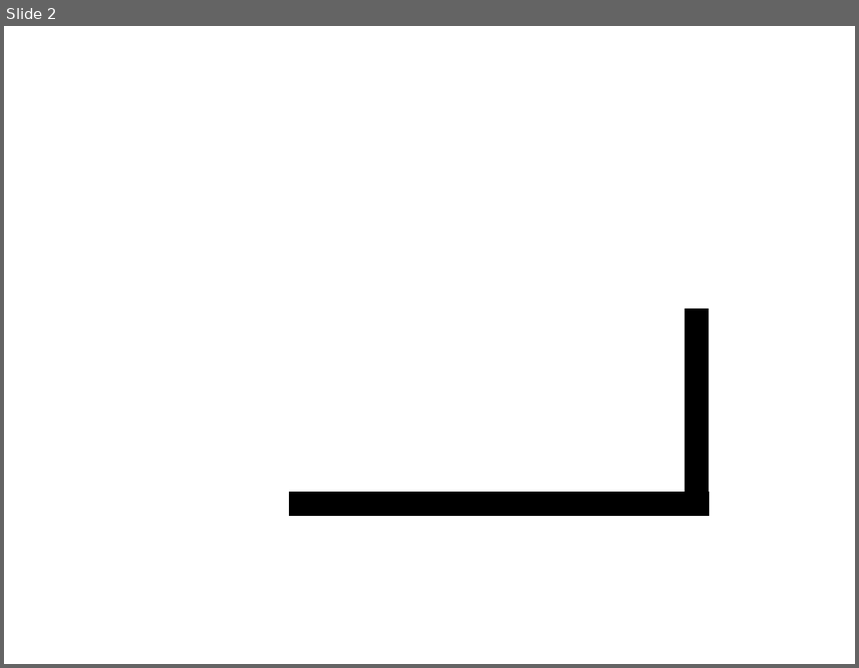
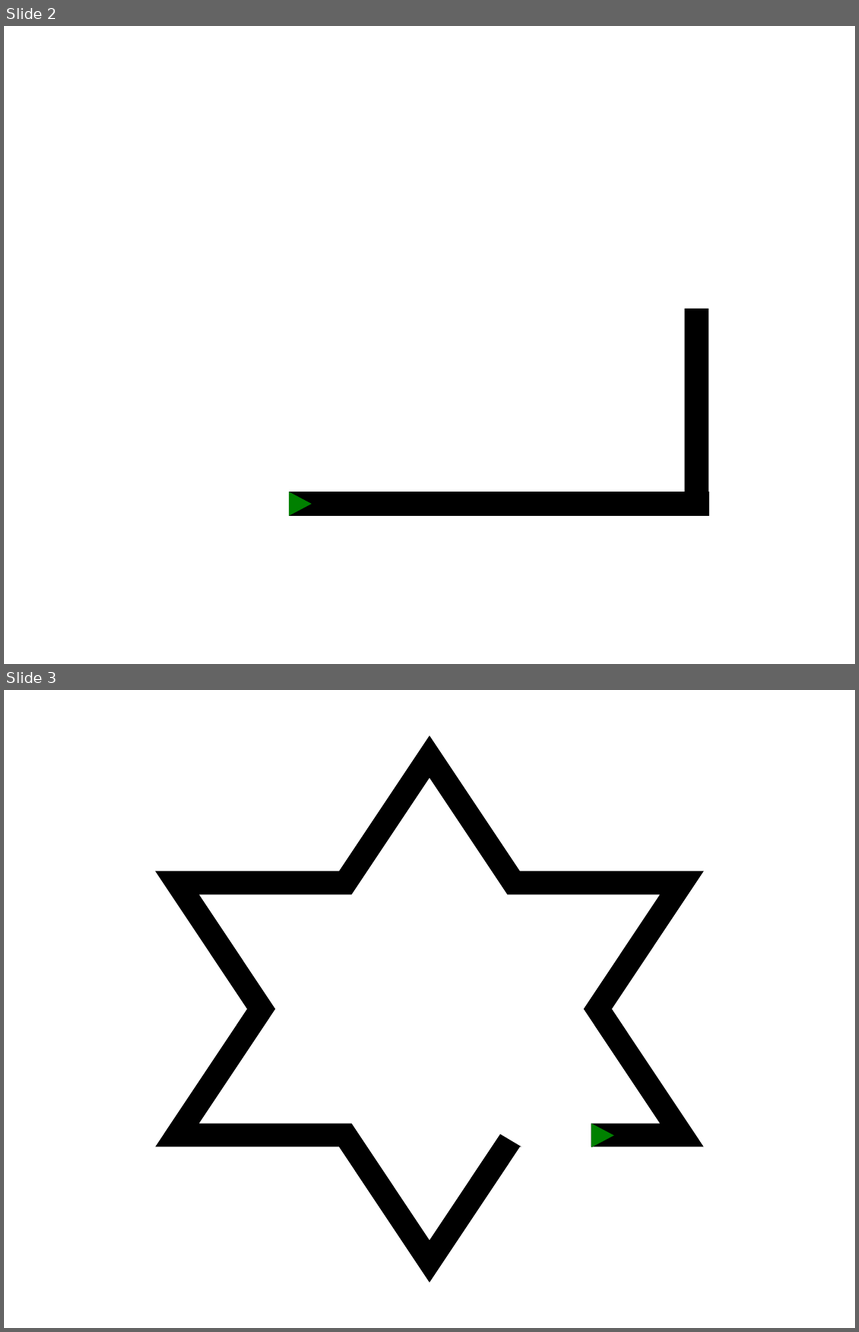
Before and after one commit to maxwoerner/mirror-tracing, a slide deck: trials/trials.pptx. Shown one above the other, each under a label of ours: slide 2 before the commit, slides 2 and 3 after it. The pictures are 859x668 and 859x1332 pixels, drawn with LibreOffice and Linux fonts; fonts in the diff are those of the drawing. Boxes give left, top, right and bottom in pixels: in the first picture for what was removed or moved away, otherwise in the second. Text is boxed around its words. In the diff, an @@ line names an element or a change of style, - is before the commit and + after.

```diff
--- a/trials/trials.pptx
+++ b/trials/trials.pptx
@@ slide 3 added at [4, 690, 855, 1328], background #FFFFFF @@
@@ star added at [177, 758, 680, 1261], outline #000000 11 pt @@
@@ rectangle added at [494, 1073, 567, 1154], fill #FFFFFF @@
@@ rectangle added at [522, 1113, 592, 1157], fill #FFFFFF @@
@@ triangle added at [591, 1122, 614, 1147], fill #008000 @@
@@ slide 2 changed as well @@
@@ triangle added at [288, 490, 311, 515], fill #008000 @@
```
Also in this commit, not shown: 1 other slide changed, 1 slide removed, 3 other files.
